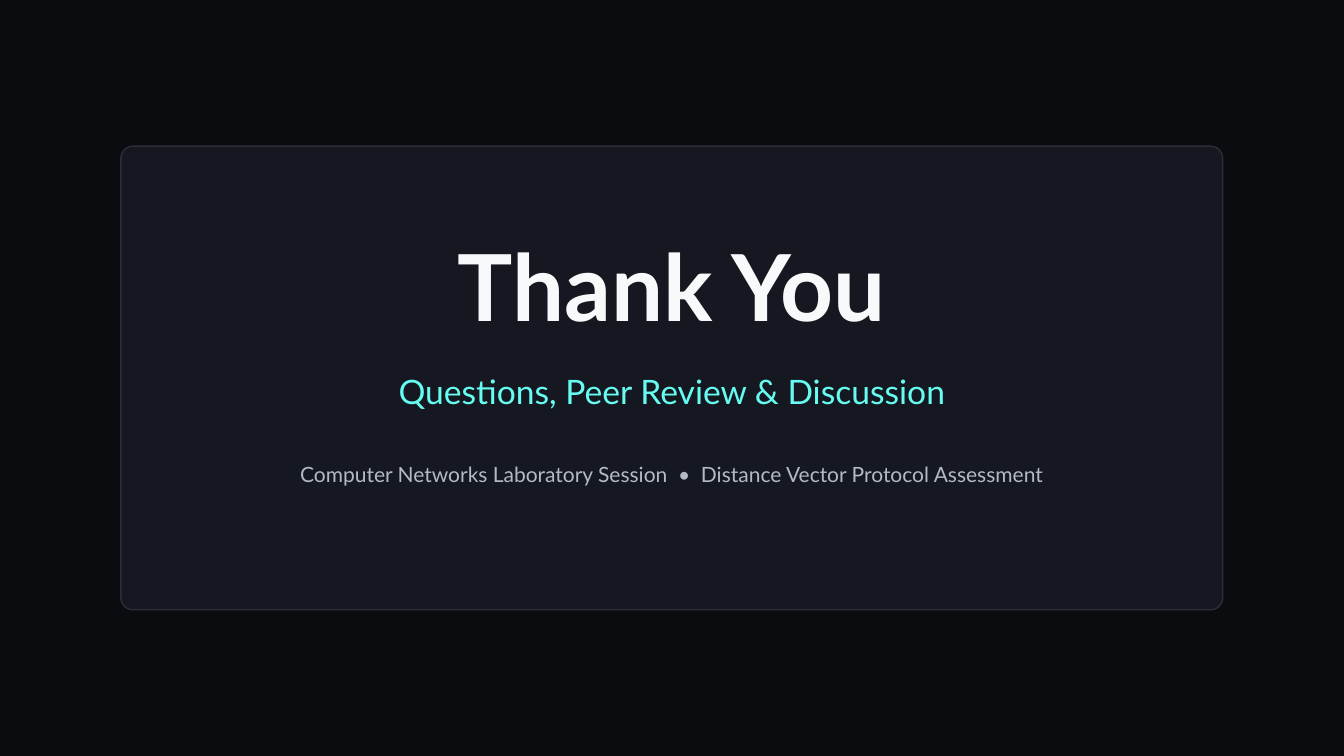
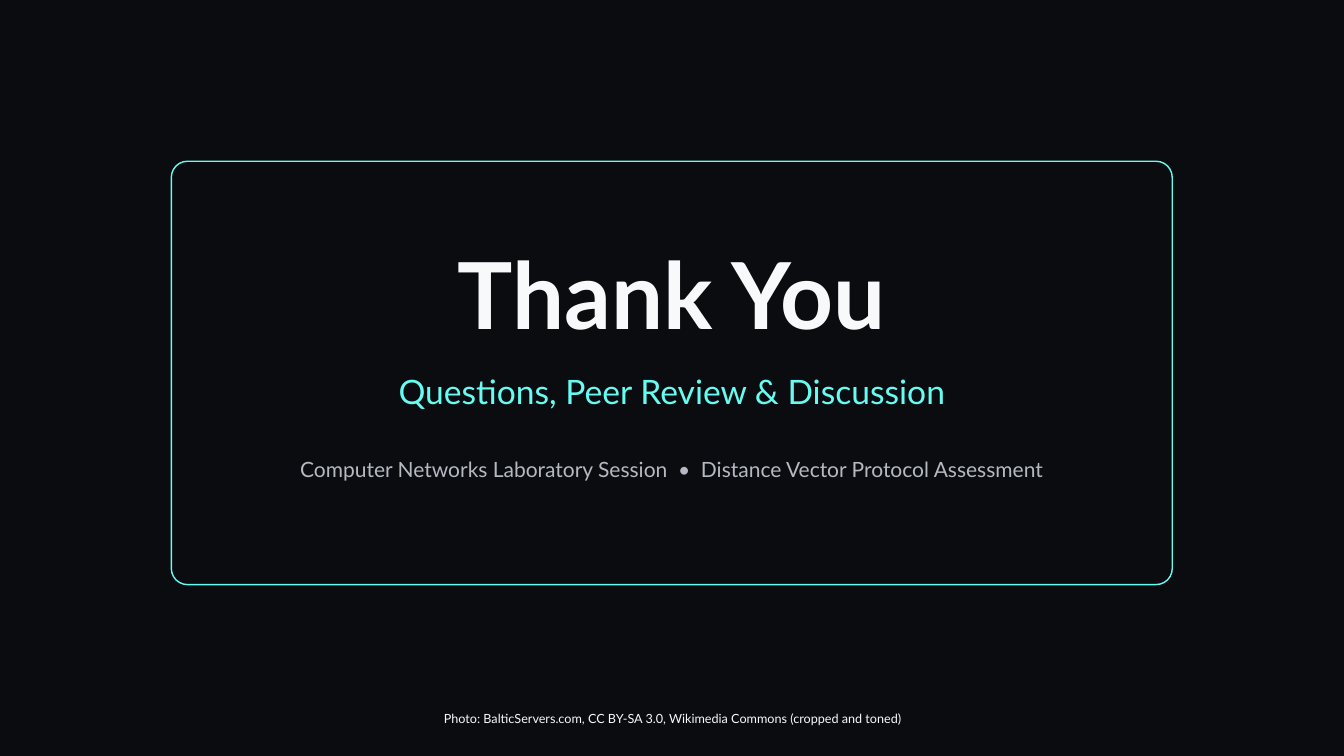
Before and after one commit to ShreeyaBhatt/Distance_Vector_Routing_Packet_Tracer, a slide deck: slide 7 of Distance_Vector_Routing.pptx. Drawn at 1344x756 pixels with LibreOffice and Linux fonts; fonts in the diff are those of the drawing; background and template pictures are left out. Boxes give left, top, right and bottom in pixels: in the first picture for what was removed or moved away, otherwise in the second. Text is boxed around its words. In the diff, an @@ line names an element or a change of style, - is before the commit and + after.

Commit message:
Modernize the deck design
Add toned photos, an editable network diagram, icons, a terminal view of
the routing table and a worked Bellman-Ford example to the Obsidian deck.

```diff
--- a/Distance_Vector_Routing.pptx
+++ b/Distance_Vector_Routing.pptx
@@ rounded rectangle: place and size @@
-rounded rectangle at box(121, 146, 1223, 610)
+rounded rectangle at box(171, 161, 1173, 585)
@@ rounded rectangle at box(171, 161, 1173, 585): fill #151820 to #0B0C10 at 82% opacity; outline #2A2F3A 1 pt to #66FCF1 1 pt; proportions changed @@
@@ title "Thank You": place and size @@
-title "Thank You" at box(458, 252, 886, 322)
+title "Thank You" at box(458, 260, 886, 330)
@@ text "Computer Networks Laboratory Session • ...": place and size @@
-text "Computer Networks Laboratory Session • ..." at box(300, 466, 1043, 486)
+text "Computer Networks Laboratory Session • ..." at box(300, 461, 1043, 481)
@@ text added at box(444, 713, 901, 725), 9 pt, text #F8F9FA @@
+Photo: BalticServers.com, CC BY-SA 3.0, Wikimedia Commons (cropped and toned)
```
Also in this commit, not shown: 6 other slides changed.
